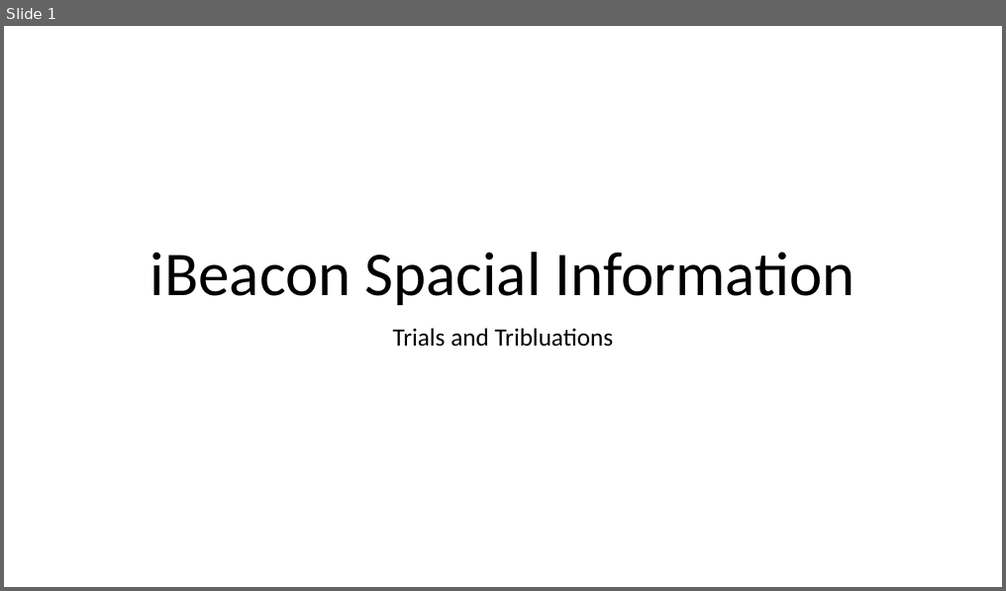
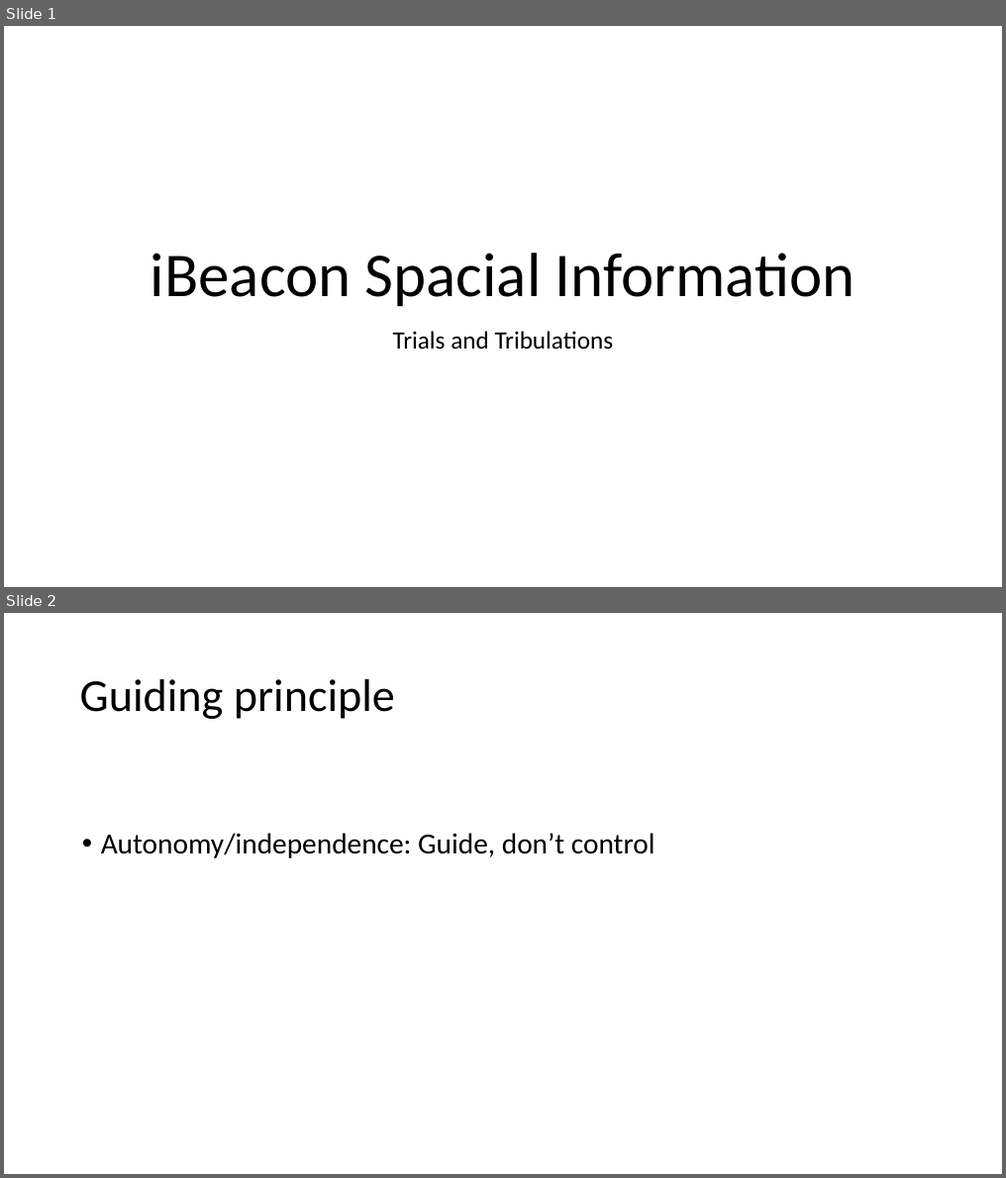
Before and after one commit to bournemouth2016/team-8, a slide deck: presentation/CFG.pptx. Shown one above the other, each under a label of ours: slide 1 before the commit, slides 1 and 2 after it. The pictures are 1006x591 and 1006x1178 pixels, drawn with LibreOffice and Linux fonts; fonts in the diff are those of the drawing. Boxes give left, top, right and bottom in pixels: in the first picture for what was removed or moved away, otherwise in the second. Text is boxed around its words. In the diff, an @@ line names an element or a change of style, - is before the commit and + after.

```diff
--- a/presentation/CFG.pptx
+++ b/presentation/CFG.pptx
@@ slide 2 added at <box>4,613,1002,1174</box>, background #FFFFFF @@
@@ text added at <box>80,679,395,719</box>, 44 pt, text #000000 @@
+Guiding principle
@@ text added at <box>101,833,655,859</box>, 28 pt, text #000000 @@
+• Autonomy/independence: Guide, don’t control
@@ slide 1 changed as well @@
@@ text at <box>393,331,614,350</box>: text changed @@
-Trials and Tribluations
+Trials and Tribulations
```
Also in this commit, not shown: 2 other slides changed, 6 other slides added, 2 slides removed, 1 other file.
